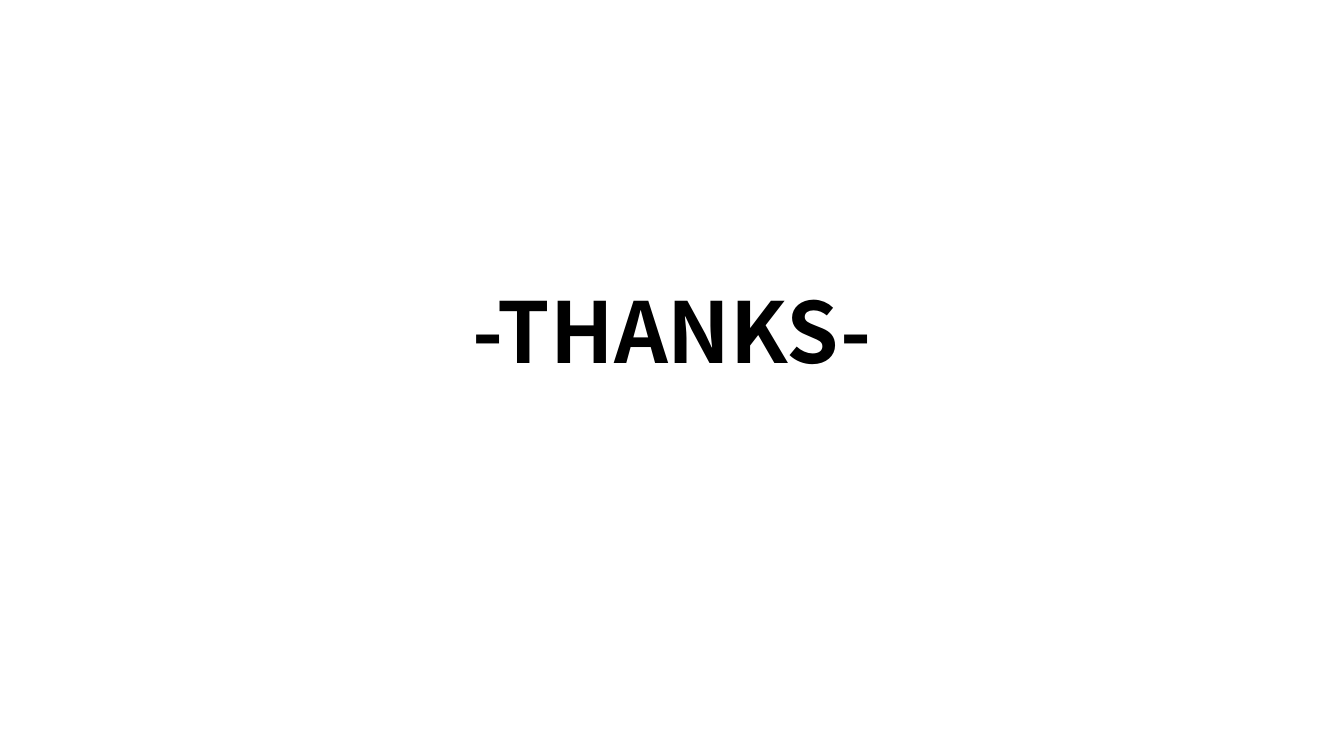
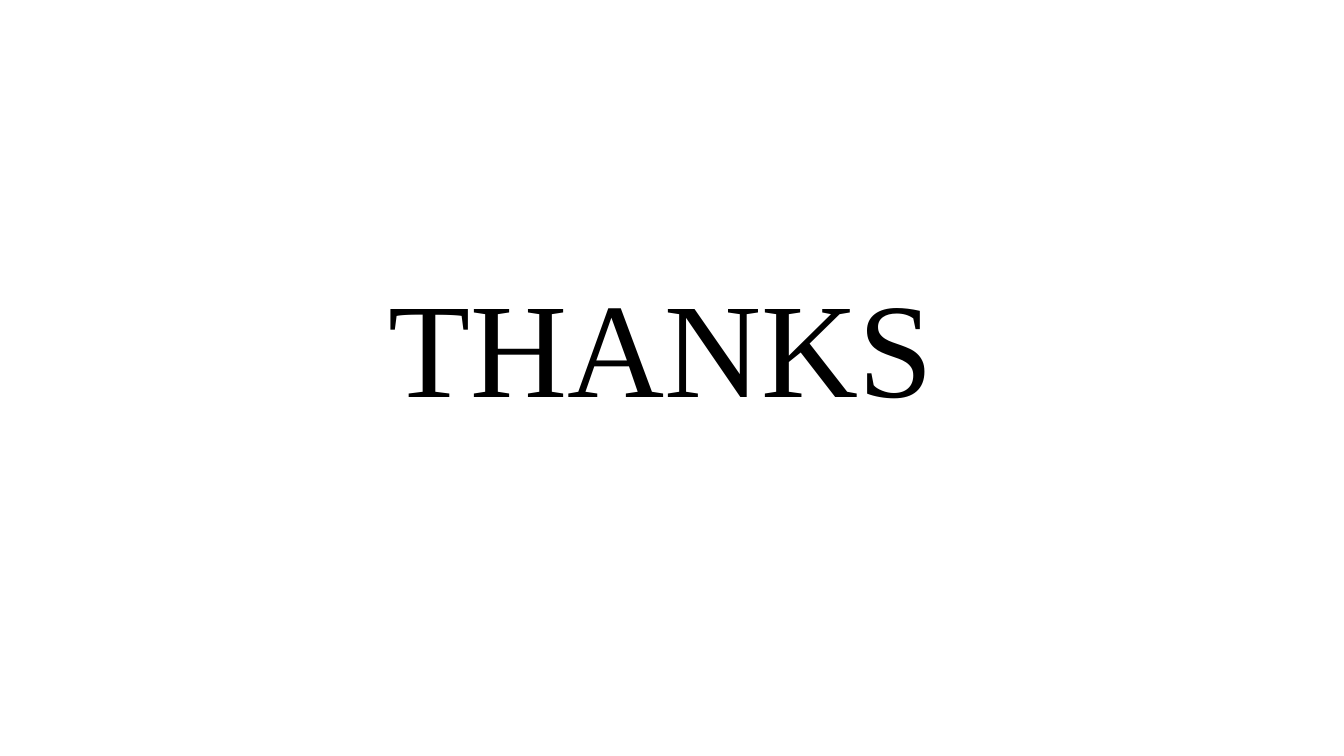
Before and after one commit to EXID-G/STA321-hdfs-proj, a slide deck: slide 9 of projreport/ppt.pptx (slide 3 before the commit). Drawn at 1344x756 pixels with LibreOffice and Linux fonts; fonts in the diff are those of the drawing. Boxes give left, top, right and bottom in pixels: in the first picture for what was removed or moved away, otherwise in the second. Text is boxed around its words. In the diff, an @@ line names an element or a change of style, - is before the commit and + after.

```diff
--- a/projreport/ppt.pptx
+++ b/projreport/ppt.pptx
@@ title at [389, 308, 934, 399]: text changed; size 60 to 96 pt; font Noto Sans CJK SC to Times New Roman; bold off @@
--THANKS-
+THANKS
```
Also in this commit, not shown: 7 slides added, 1 slide removed, 2 other files.
